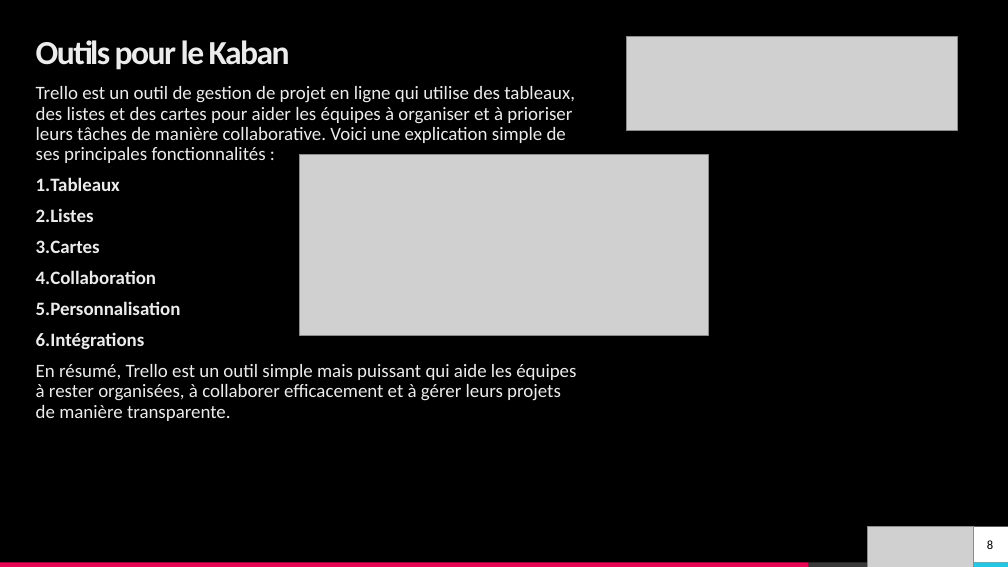
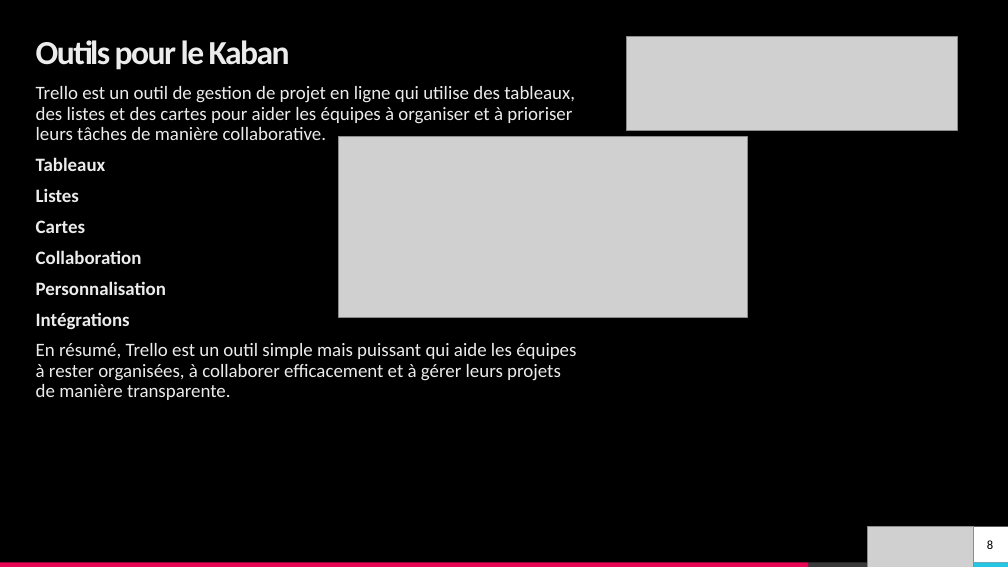
Before and after one commit to Kentana07/Planifiez-le-developpement-du-site-de-votre-client, a slide deck: slide 8 of Barrois_Kellian_3_kaban_022024.pptx. Drawn at 1008x567 pixels with LibreOffice and Linux fonts; fonts in the diff are those of the drawing; grey boxes stand for pictures. Boxes give left, top, right and bottom in pixels: in the first picture for what was removed or moved away, otherwise in the second. Text is boxed around its words. In the diff, an @@ line names an element or a change of style, - is before the commit and + after.

```diff
--- a/Barrois_Kellian_3_kaban_022024.pptx
+++ b/Barrois_Kellian_3_kaban_022024.pptx
@@ text at [36,86,575,140]: text changed @@
-Trello est un outil de gestion de projet en ligne qui utilise des tableaux, des listes et des cartes pour aider les équipes à organiser et à prioriser leurs tâches de manière collaborative. Voici une explication simple de ses principales fonctionnalités :
+Trello est un outil de gestion de projet en ligne qui utilise des tableaux, des listes et des cartes pour aider les équipes à organiser et à prioriser leurs tâches de manière collaborative.
@@ picture: place and size @@
-picture at [299,154,709,335]
+picture at [339,137,748,318]
@@ text at [36,157,166,329]: bullet 1. to none @@
```
Also in this commit, not shown: 2 other slides changed, 4 other files.
